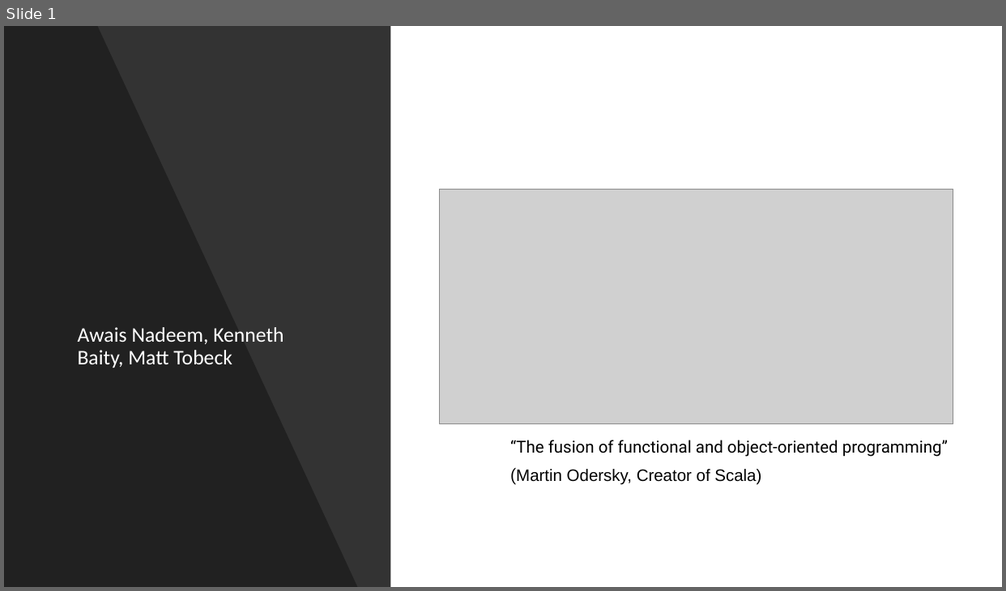
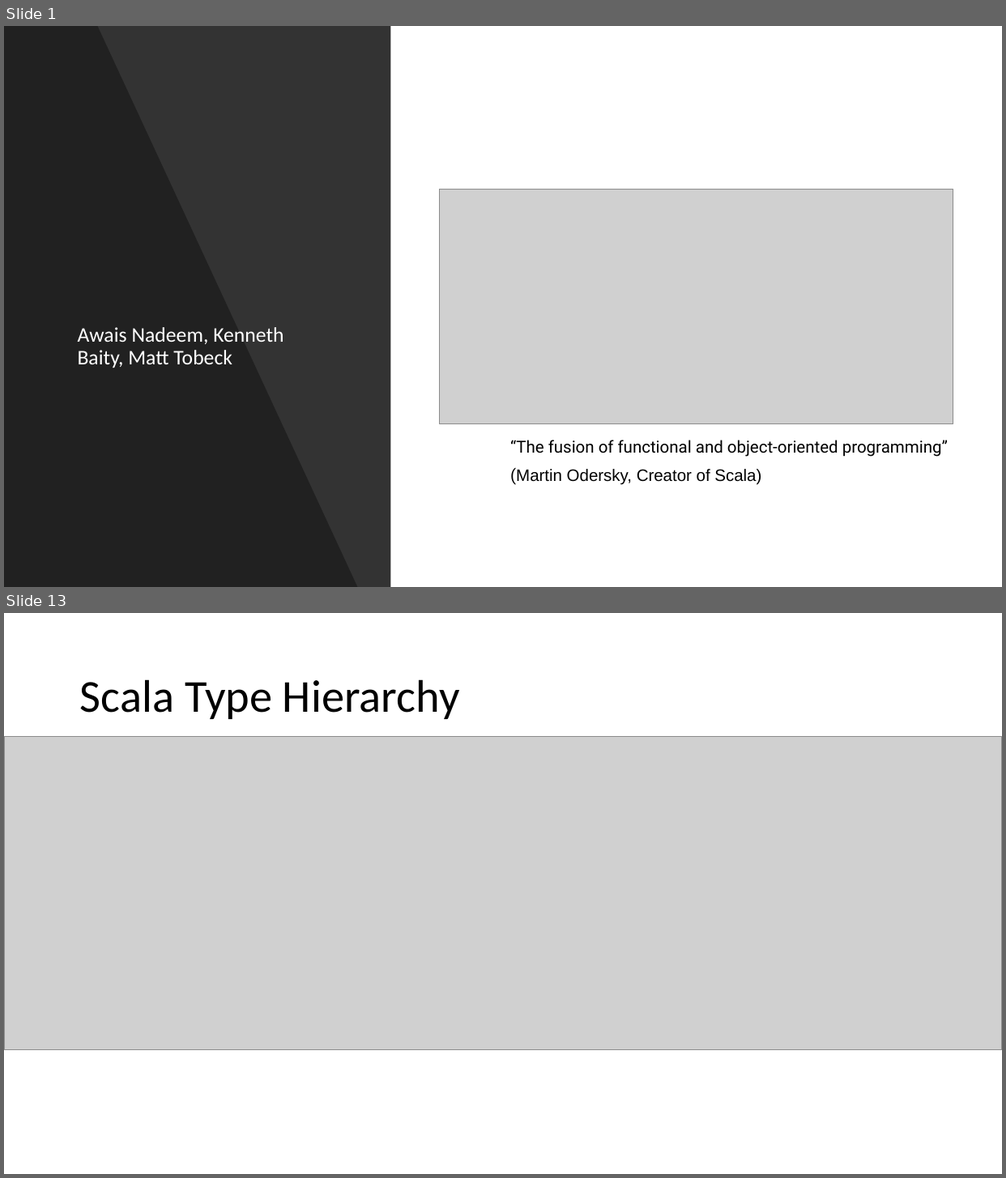
Before and after one commit to anadeem2/IT327ScalaProject, a slide deck: ScalaPresentation.pptx. Shown one above the other, each under a label of ours: slide 1 before the commit, slides 1 and 13 after it; the slides between them are not shown. The pictures are 1006x591 and 1006x1178 pixels, drawn with LibreOffice and Linux fonts; fonts in the diff are those of the drawing; grey boxes stand for pictures. Boxes give left, top, right and bottom in pixels: in the first picture for what was removed or moved away, otherwise in the second. Text is boxed around its words. In the diff, an @@ line names an element or a change of style, - is before the commit and + after.

```diff
--- a/ScalaPresentation.pptx
+++ b/ScalaPresentation.pptx
@@ slide 13 added at <box>4,613,1002,1174</box>, background #FFFFFF @@
@@ title added at <box>80,679,460,719</box>, 44 pt, text #000000 @@
+Scala Type Hierarchy
@@ picture added at <box>4,737,1002,1051</box> @@
```
Also in this commit, not shown: 3 slides changed, 11 other slides added, 6 slides removed, 28 other files.
